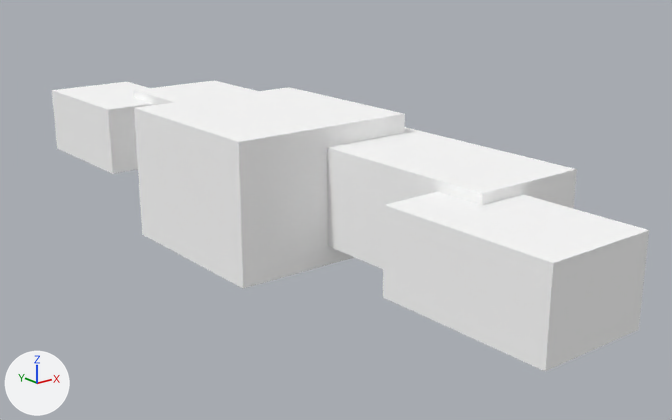
Two versions of the OBJ model src/main/resources/assets/yuanxian/models/equipment/forging/bench_pickaxe_0.obj, one commit apart.
Both versions are drawn from a camera (50 mm lens) standing at (0.011, -1.201, 0.294) and looking at (0.535, -0.547, 0.032). Every picture has the same lights, and +X, +Y and +Z are marked at lower left. The first picture is the older version. Where no turn or scale is listed for an object, it has been applied to the vertices. Vertices at exactly the same position are counted once.

Names of what the first picture shows: 'bench_pickaxe_0'.
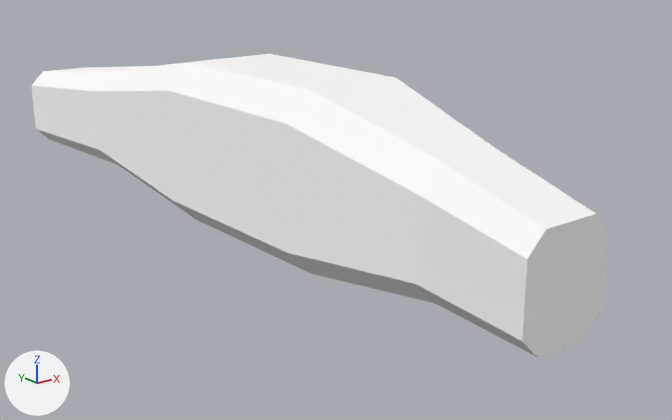
What the commit changed:
me_bench_pickaxe_0 is used by ob_bench_pickaxe_0; location (0.0, 0.0, 0.0).
Verts and faces of me_bench_pickaxe_0; kept vertices keep their numbers, new ones are numbered from 32.
Before the commit, vertices of me_bench_pickaxe_0: 0 (0.402, -0.411, 0.0) at pixel (142, 234), 1 (0.402, -0.589, 0.0) at pixel (243, 288), 2 (0.402, -0.589, 0.125) at pixel (238, 141), 3 (0.402, -0.411, 0.125) at pixel (134, 107), 4 (0.58, -0.589, 0.0).
Before the commit, vertices of me_bench_pickaxe_0: 5 (0.58, -0.411, 0.0), 6 (0.58, -0.411, 0.125) at pixel (289, 87), 7 (0.58, -0.589, 0.125) at pixel (404, 113).
me_bench_pickaxe_0 had 32 vertices, 24 faces and spanned x 0.402..0.598, y -0.875..-0.125, z 0.0..0.125.
me_bench_pickaxe_0 now has 48 vertices, 46 faces and spans x 0.413..0.587, y -0.875..-0.125, z 0.0..0.161.
me_bench_pickaxe_0 part 1: the loose piece of 8 vertices spanning x 0.491..0.598, y -0.768..-0.232, z 0.018..0.107 is rebuilt with 48 vertices and now spans x 0.413..0.587, y -0.875..-0.125, z 0.0..0.161.
me_bench_pickaxe_0 part 2: the loose piece of 8 vertices spanning x 0.438..0.536, y -0.875..-0.723, z 0.027..0.098 is deleted.
me_bench_pickaxe_0 part 3: the loose piece of 8 vertices spanning x 0.438..0.536, y -0.277..-0.125, z 0.027..0.098 is deleted.
Part 4, on me_bench_pickaxe_0:
Vertices deleted: 0 to 7 (with the faces that use them).

Location of each change, [x1, y1, x2, y2] in pixels of the pictures (672 x 420 px):
'bench_pickaxe_0', reshaped
    before: [52, 80, 649, 372]
    after: [32, 54, 609, 357]
part 1 of me_bench_pickaxe_0, rebuilt
    before: [134, 80, 577, 269]
    after: [32, 54, 609, 357]
part 2 of me_bench_pickaxe_0, deleted
    before: [383, 192, 649, 372]
part 3 of me_bench_pickaxe_0, deleted
    before: [52, 82, 153, 174]
part 4 of me_bench_pickaxe_0, deleted
    before: [134, 87, 405, 289]
